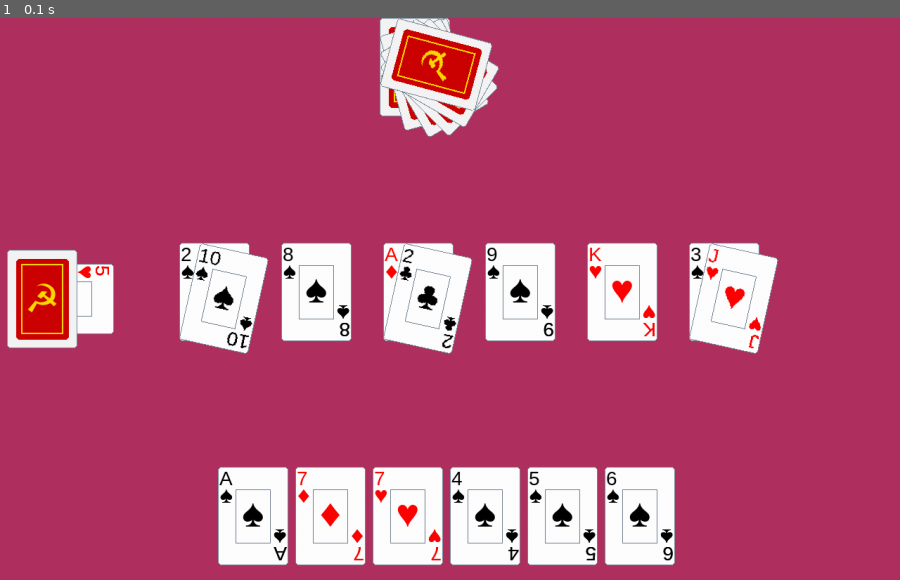
Above: before the commit, frame 1.
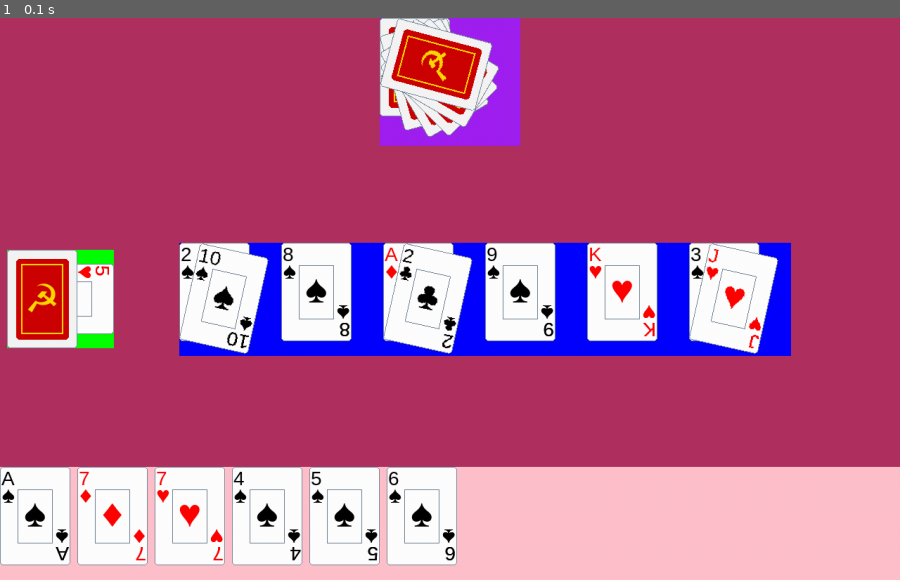
Above: after the commit, the same moment.

Repository: ptrstn/durak-pygame
Game: pygame game, started from durakui/__main__.py
Two runs of this game, one before a commit and one after it. Both use one fixed random seed, a clock stepped at 60 frames per second and the inputs below.
Inputs:
- Up to frame 1 (0.1 s): no input

The runs differ from the first frame. In frame 1, 24% of the frame differs, in the area x 0-100%, y 0-100%.

Commit message:
Refactor game.py with Area classes from areas.py

Diff:
--- /dev/null
+++ b/durakui/areas.py
@@ -0,0 +1,73 @@
+import pygame
+
+from durakui.settings import (
+    SCREEN_WIDTH,
+    SCREEN_HEIGHT,
+    CARD_WIDTH,
+    CARD_HEIGHT,
+    TABLE_CARD_SPACING,
+    MAX_NUMBER_OF_TABLE_CARDS,
+)
+
+BACKGROUND_AREA_WIDTH = SCREEN_WIDTH
+BACKGROUND_AREA_HEIGHT = SCREEN_HEIGHT
+
+HAND_AREA_WIDTH = SCREEN_WIDTH
+HAND_AREA_HEIGHT = CARD_HEIGHT * 1.15
+
+OPPONENT_HAND_AREA_WIDTH = CARD_WIDTH * 2
+OPPONENT_HAND_AREA_HEIGHT = CARD_HEIGHT * 1.3
+
+TRUMP_CARD_OFFSET = 12
+DECK_AREA_WIDTH = CARD_HEIGHT + TRUMP_CARD_OFFSET
+DECK_AREA_HEIGHT = CARD_HEIGHT
+
+
+class BackgroundArea(pygame.sprite.Sprite):
+    def __init__(self):
+        super().__init__()
+        self.width = BACKGROUND_AREA_WIDTH
+        self.height = BACKGROUND_AREA_HEIGHT
+        self.image = pygame.Surface((self.width, self.height), pygame.SRCALPHA)
+        self.rect = self.image.get_rect()
+        self.image.fill("Maroon")
+
+
+class TableArea(pygame.sprite.Sprite):
+    def __init__(self):
+        super().__init__()
+        self.width = (CARD_WIDTH + TABLE_CARD_SPACING) * MAX_NUMBER_OF_TABLE_CARDS
+        self.height = CARD_HEIGHT * 1.15
+        self.image = pygame.Surface((self.width, self.height), pygame.SRCALPHA)
+        self.rect = self.image.get_rect()
+        self.image.fill("Blue")
+
+
+class DeckArea(pygame.sprite.Sprite):
+    def __init__(self):
+        super().__init__()
+        self.width = DECK_AREA_WIDTH
+        self.height = DECK_AREA_HEIGHT
+        self.image = pygame.Surface((self.width, self.height), pygame.SRCALPHA)
+        self.rect = self.image.get_rect()
+        self.image.fill("Green")
+
+
+class HandArea(pygame.sprite.Sprite):
+    def __init__(self):
+        super().__init__()
+        self.width = HAND_AREA_WIDTH
+        self.height = HAND_AREA_HEIGHT
+        self.image = pygame.Surface((self.width, self.height), pygame.SRCALPHA)
+        self.rect = self.image.get_rect()
+        self.image.fill("Pink")
+
+
+class OpponentHandArea(pygame.sprite.Sprite):
+    def __init__(self):
+        super().__init__()
+        self.width = OPPONENT_HAND_AREA_WIDTH
+        self.height = OPPONENT_HAND_AREA_HEIGHT
+        self.image = pygame.Surface((self.width, self.height), pygame.SRCALPHA)
+        self.rect = self.image.get_rect()
+        self.image.fill("Purple")
--- a/durakui/game.py
+++ b/durakui/game.py
@@ -2,20 +2,25 @@
 
 import pygame
 
+from durakui.areas import (
+    TableArea,
+    BackgroundArea,
+    DeckArea,
+    HandArea,
+    OpponentHandArea,
+)
 from durakui.cards import (
-    TableCardGroup,
     Hand,
     AngledCard,
-    BaseCard,
     CardBack,
+    TableCardGroup,
     OpponentHand,
 )
-from durakui.constants import SPADES, CLUBS, HEARTS
+from durakui.constants import HEARTS
 from durakui.settings import (
     SCREEN_WIDTH,
     SCREEN_HEIGHT,
     SCREEN_TITLE,
-    TABLE_BACKGROUND_COLOR,
     CARD_WIDTH,
     CARD_HEIGHT,
     TABLE_CARD_SPACING,
@@ -35,46 +40,24 @@
         self.hand = Hand([])
         self.opponent_hand = OpponentHand(6)
 
+        self.background_area = BackgroundArea()
+        self.table_area = TableArea()
+        self.deck_area = DeckArea()
+        self.hand_area = HandArea()
+        self.opponent_hand_area = OpponentHandArea()
+
         self._init_cards()
 
-        self.background = pygame.Surface((width, height))
-        self.background.fill("Maroon")  # "Maroon"
+        self.hand_area.rect.centerx = self.screen_rect.centerx
+        self.hand_area.rect.bottom = self.screen_rect.bottom
 
-        self.hand_area = pygame.Surface(
-            ((CARD_WIDTH + HAND_CARD_SPACING) * len(self.hand), CARD_HEIGHT * 1.15),
-            pygame.SRCALPHA,
-        )
-        # self.hand_area.fill("blue")
-        self.hand_area_rect = self.hand_area.get_rect()
-        self.hand_area_rect.centerx = self.screen_rect.centerx
-        self.hand_area_rect.bottom = self.screen_rect.bottom
+        self.opponent_hand_area.rect.centerx = self.screen_rect.centerx
 
-        self.opponent_area = pygame.Surface(
-            (CARD_WIDTH * 2, CARD_HEIGHT * 2), pygame.SRCALPHA
-        )
-        # self.hand_area.fill("blue")
-        self.opponent_area_rect = self.opponent_area.get_rect()
-        self.opponent_area_rect.centerx = self.screen_rect.centerx
+        self.table_area.rect.center = self.screen_rect.center
+        self.table_area.rect.centerx += 50
 
-        self.table_area = pygame.Surface(
-            (
-                (CARD_WIDTH + TABLE_CARD_SPACING) * MAX_NUMBER_OF_TABLE_CARDS,
-                CARD_HEIGHT * 1.15,
-            ),
-            pygame.SRCALPHA,
-        )
-        # self.table_area.fill("red")
-        self.table_area_rect = self.table_area.get_rect()
-        self.table_area_rect.center = self.screen_rect.center
-        self.table_area_rect.centerx += 50
-
-        self.deck_area = pygame.Surface(
-            (CARD_HEIGHT + 12, CARD_HEIGHT), pygame.SRCALPHA
-        )
-        # self.deck_area.fill("lightblue")
-        self.deck_area_rect = self.deck_area.get_rect()
-        self.deck_area_rect.centery = self.screen_rect.centery
-        self.deck_area_rect.x = 10
+        self.deck_area.rect.centery = self.screen_rect.centery
+        self.deck_area.rect.x = 10
 
         self.deck_card = CardBack()
         self.deck_card.rect.x = 0
@@ -84,8 +67,8 @@
         self.trump_card.rect.x = 12
         self.trump_card.rect.y = (self.trump_card.height - self.trump_card.width) / 2
 
-        self.deck_area.blit(self.trump_card.image, self.trump_card.rect)
-        self.deck_area.blit(self.deck_card.image, self.deck_card.rect)
+        self.deck_area.image.blit(self.trump_card.image, self.trump_card.rect)
+        self.deck_area.image.blit(self.deck_card.image, self.deck_card.rect)
 
     def _init_cards(self):
         self.table.attack("♠", "2")
@@ -113,20 +96,22 @@
                 if event.type == pygame.MOUSEWHEEL:
                     self.table.empty()
 
-            self.screen.blit(self.background, (0, 0))
-            self.screen.blit(self.table_area, self.table_area_rect)
-            self.screen.blit(self.deck_area, self.deck_area_rect)
-            self.screen.blit(self.hand_area, self.hand_area_rect)
-            self.screen.blit(self.opponent_area, self.opponent_area_rect)
+            self.screen.blit(self.background_area.image, (0, 0))
+            self.screen.blit(self.table_area.image, self.table_area.rect)
+            self.screen.blit(self.deck_area.image, self.deck_area.rect)
+            self.screen.blit(self.hand_area.image, self.hand_area.rect)
+            self.screen.blit(
+                self.opponent_hand_area.image, self.opponent_hand_area.rect
+            )
 
             self.hand.update()
-            self.hand.draw(self.hand_area)
+            self.hand.draw(self.hand_area.image)
 
             self.table.update()
-            self.table.draw(self.table_area)
+            self.table.draw(self.table_area.image)
 
             self.opponent_hand.update()
-            self.opponent_hand.draw(self.opponent_area)
+            self.opponent_hand.draw(self.opponent_hand_area.image)
 
             pygame.display.update()
             self.clock.tick(60)  # max 60 loops per second
